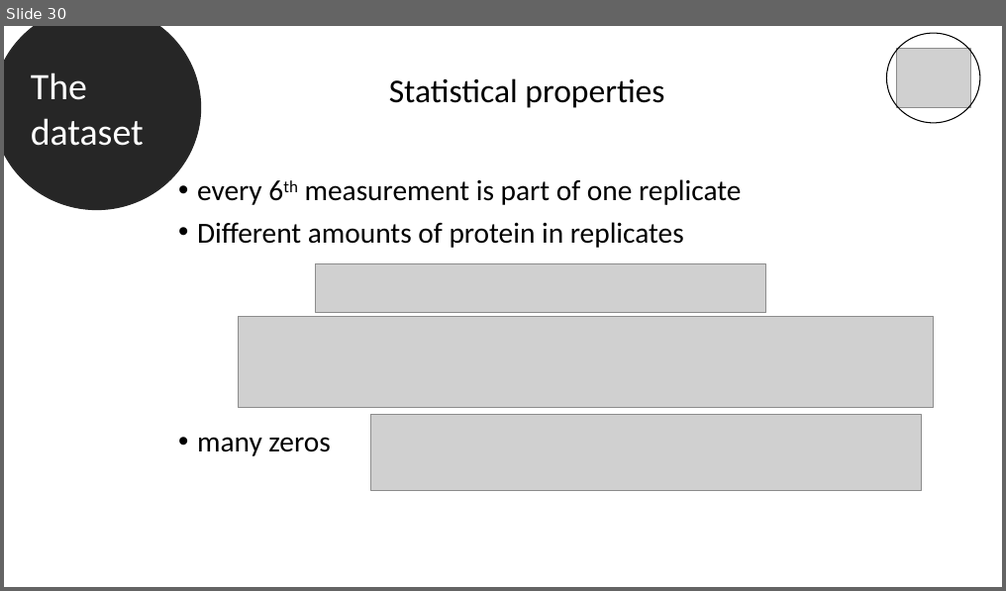
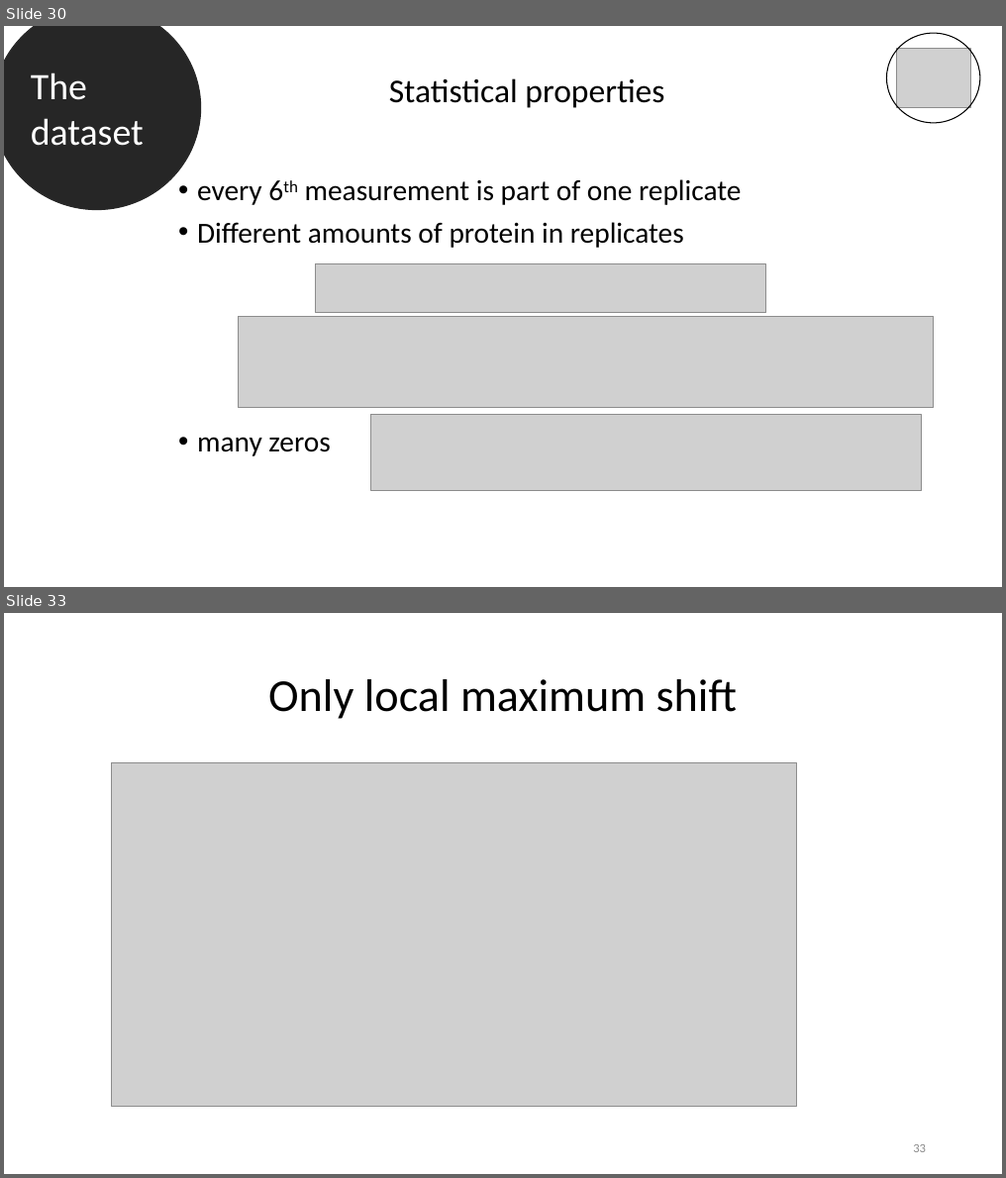
Before and after one commit to datascience-mobi-2022/2022-topic-03-team-05, a slide deck: Final presentation outline & temporary draft.pptx. Shown one above the other, each under a label of ours: slide 30 before the commit, slides 30 and 33 after it; the slides between them are not shown. The pictures are 1006x591 and 1006x1178 pixels, drawn with LibreOffice and Linux fonts; fonts in the diff are those of the drawing; grey boxes stand for pictures. Boxes give left, top, right and bottom in pixels: in the first picture for what was removed or moved away, otherwise in the second. Text is boxed around its words. In the diff, an @@ line names an element or a change of style, - is before the commit and + after.

```diff
--- a/Final presentation outline & temporary draft.pptx
+++ b/Final presentation outline & temporary draft.pptx
@@ slide 33 added at (4, 613, 1002, 1174), background #FFFFFF @@
@@ title added at (268, 679, 737, 719), 44 pt, text #000000 @@
+Only local maximum shift
@@ picture added at (111, 762, 797, 1106) @@
@@ page number added at (913, 1145, 926, 1153), 12 pt, text #8C8C8C @@
+33
```
Also in this commit, not shown: 2 other slides added.
